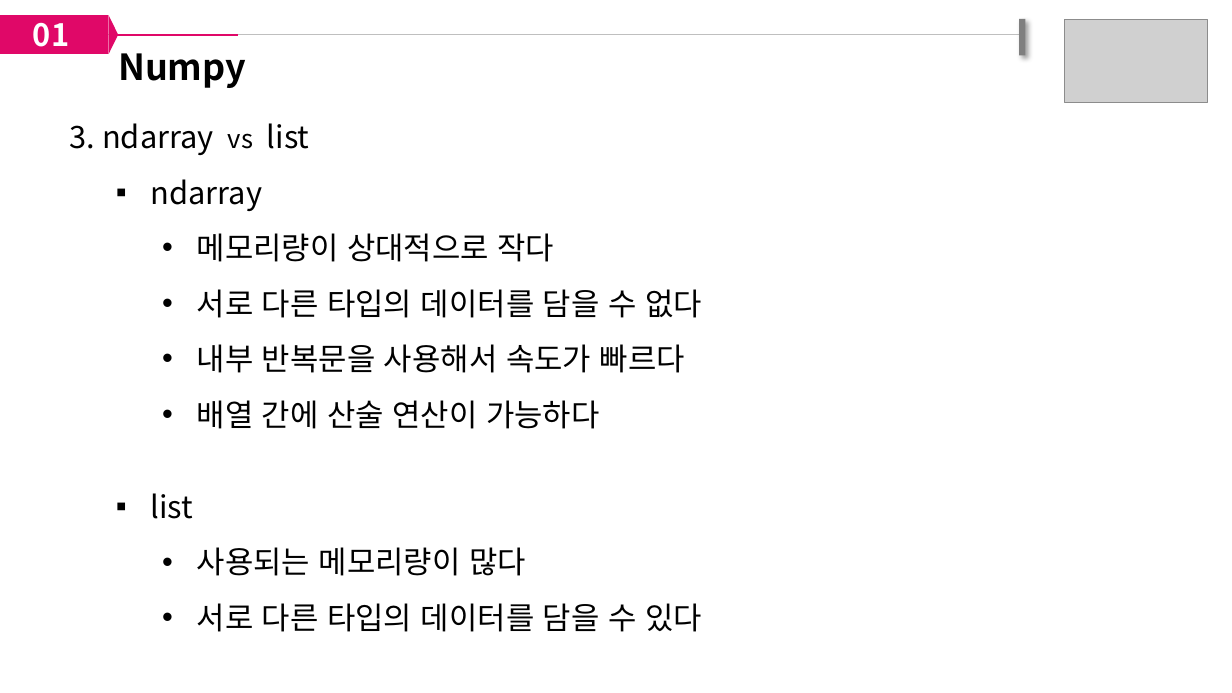
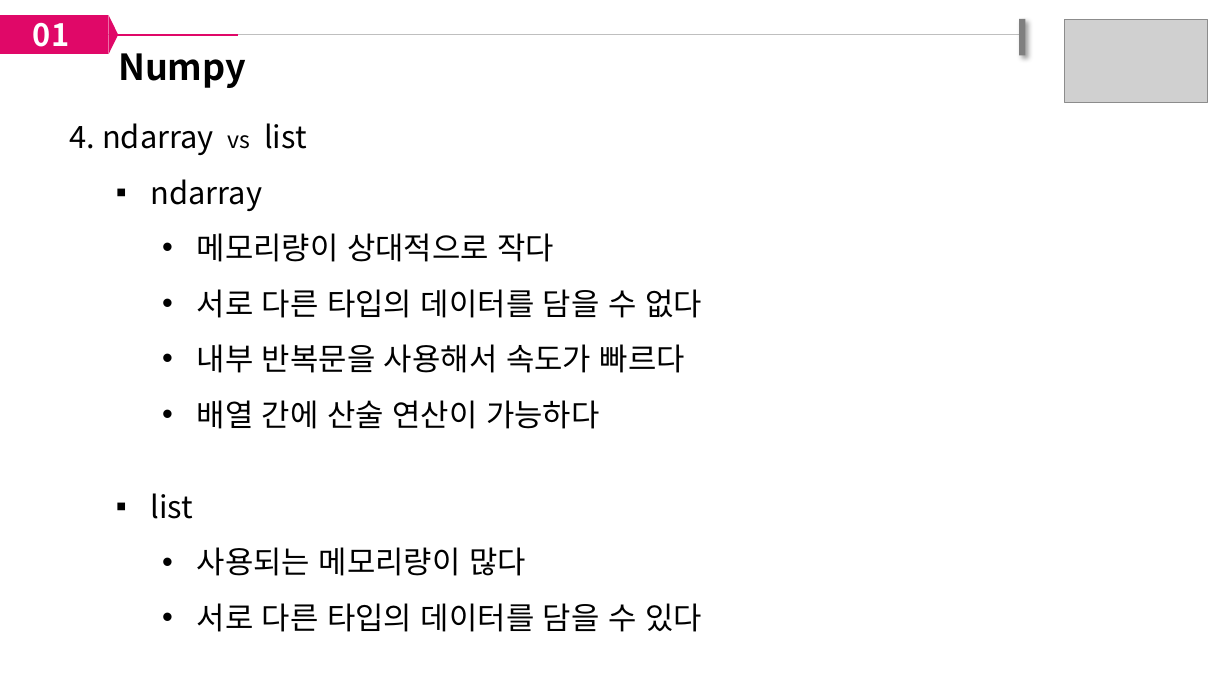
Before and after one commit to paullabkorea/tutorialproject, a slide deck: slide 6 of Data analysis/01. 1일차/numpy&pandas기초.pptx (slide 5 before the commit). Drawn at 1232x693 pixels with LibreOffice and Linux fonts; fonts in the diff are those of the drawing; grey boxes stand for pictures. Boxes give left, top, right and bottom in pixels: in the first picture for what was removed or moved away, otherwise in the second. Text is boxed around its words. In the diff, an @@ line names an element or a change of style, - is before the commit and + after.

```diff
--- a/Data analysis/01. 1일차/numpy&pandas기초.pptx
+++ b/Data analysis/01. 1일차/numpy&pandas기초.pptx
@@ text at [70,123,307,155]: text changed @@
-3. ndarray vs list
+4. ndarray vs list
```
Also in this commit, not shown: 3 other slides changed, 1 slide added.
